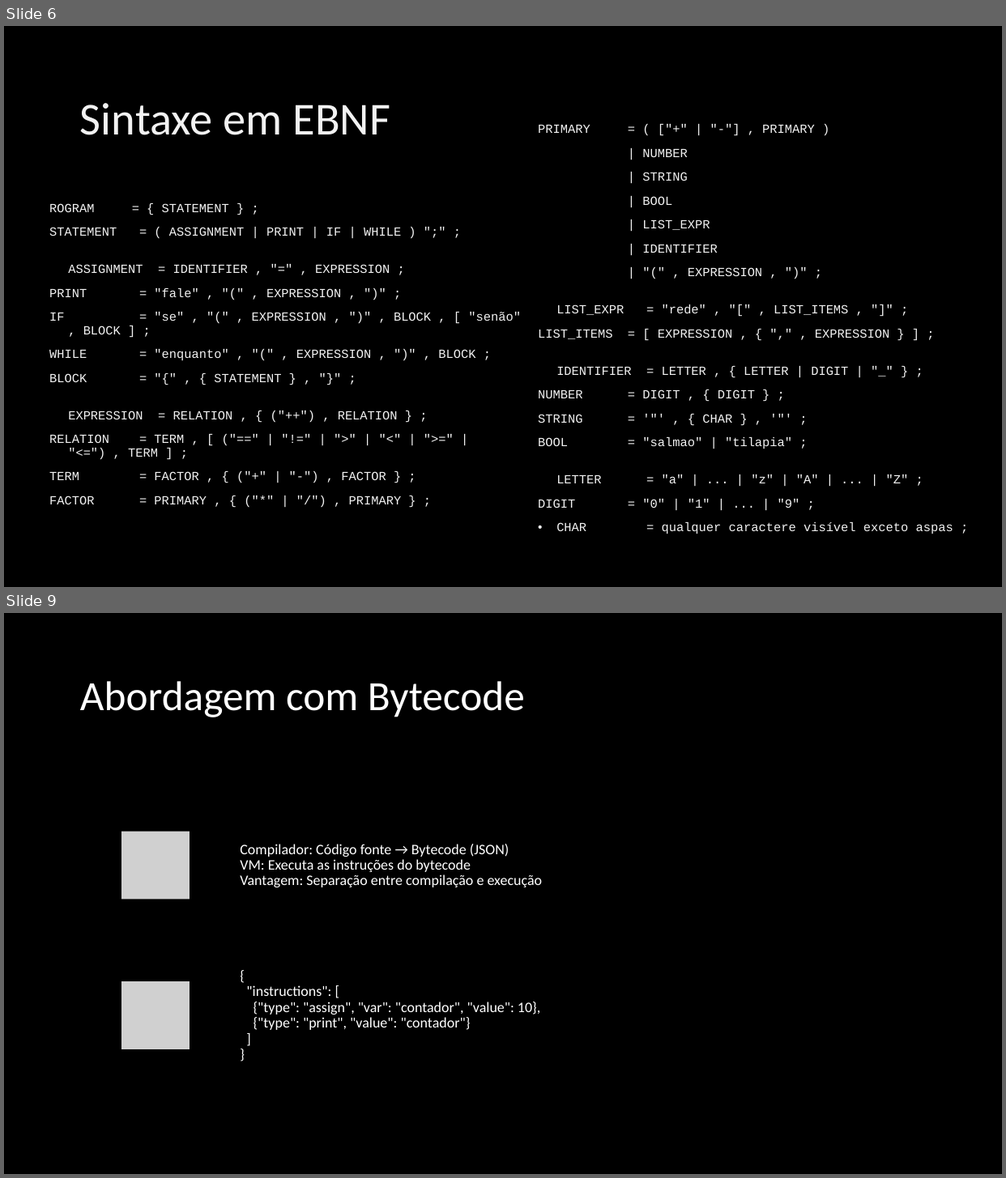
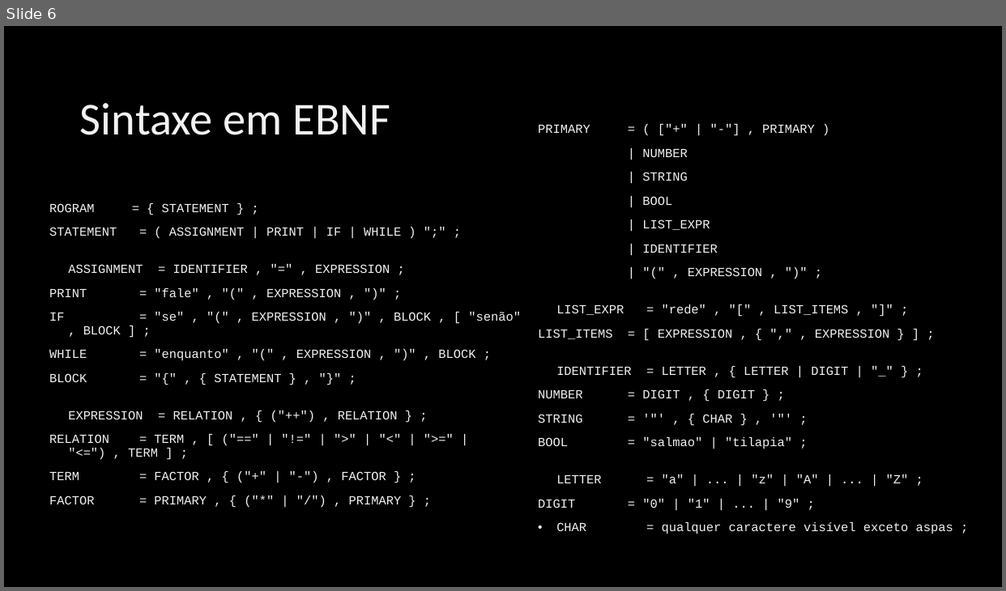
Before and after one commit to RicardolCarvalho/Linguagem, a slide deck: apresentacao_peixe.pptx. Shown one above the other, each under a label of ours: slides 6 and 9 before the commit, slide 6 after it; the slides between them are not shown. The pictures are 1006x1178 and 1006x591 pixels, drawn with LibreOffice and Linux fonts; fonts in the diff are those of the drawing; grey boxes stand for pictures; background and template pictures are left out. Boxes give left, top, right and bottom in pixels: in the first picture for what was removed or moved away, otherwise in the second. Text is boxed around its words. In the diff, an @@ line names an element or a change of style, - is before the commit and + after.

```diff
--- a/apresentacao_peixe.pptx
+++ b/apresentacao_peixe.pptx
@@ slide 9 removed at (x1=4, y1=613, x2=1002, y2=1174), background picture (left out) @@
@@ title removed at (x1=80, y1=681, x2=525, y2=717) @@
-Abordagem com Bytecode
@@ group removed at (x1=84, y1=832, x2=922, y2=1077): 2 pictures, 2 texts, 1 rounded rectangle @@
-Compilador: Código fonte → Bytecode (JSON)
-VM: Executa as instruções do bytecode
-Vantagem: Separação entre compilação e execução
-{
-"instructions": [
-{"type": "assign", "var": "contador", "value": 10},
-{"type": "print", "value": "contador"}
-]
-}
```
Also in this commit, not shown: 2 slides changed, 1 other slide removed, 30 other files.
